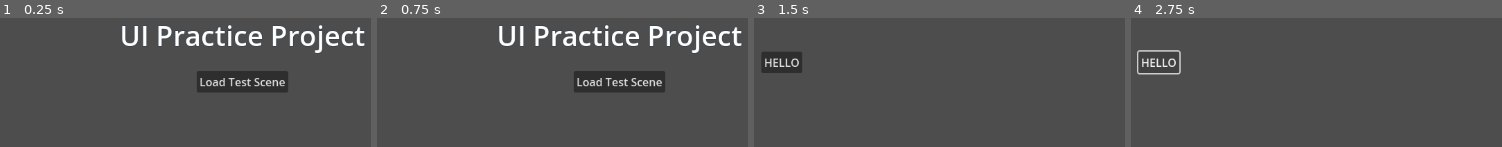
Above: before the commit, frames 1-4 (left to right).
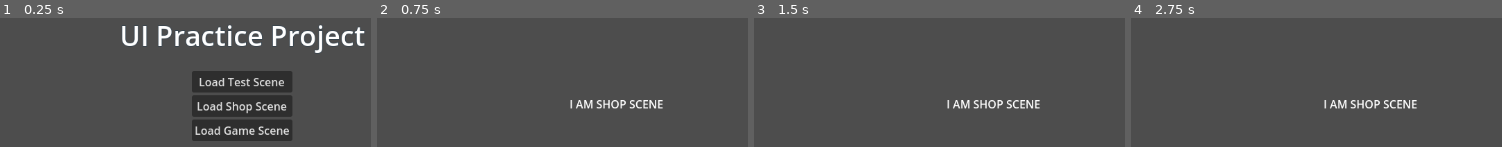
Above: after the commit, the same moments.

Repository: DSurguy/spring-2024-2d-jam
Game: Godot game, scene res://scenes/MainScene/MainScene.tscn
The game is run twice, just before and just after one commit, with the same random seed, the same clock (stepped at 60 frames per second) and the same inputs.
Inputs (mouse positions are in pixels of both pictures, inside the frame that each line leads up to):
- Up to frame 1 (0.25 s): no input
- Up to frame 2 (0.75 s): click (618, 105) at 0.5 s, where only the run after the commit has a clickable "Load Shop Scene"
- Up to frame 3 (1.5 s): click (995, 81) at 1.25 s, where only the run before the commit has a clickable "Load Test Scene"
- Up to frame 4 (2.75 s): click (1160, 61) at 2 s, where only the run before the commit has a clickable "HELLO"

The runs differ from the first frame. In frame 1, 9.4% of the frame differs, in the area x 51-79%, y 41-96%; in frame 2, 8.7%; in frame 3, 2.6%; in frame 4, 1.8%.

Commit message:
Scaffolding for game and shop scenes

Diff:
--- /dev/null
+++ b/scenes/GameScene/GameScene.gd
@@ -0,0 +1 @@
+extends LoadableScene
--- /dev/null
+++ b/scenes/GameScene/GameScene.tscn
@@ -0,0 +1,15 @@
+[gd_scene load_steps=2 format=3 uid="uid://cmj7kchtv06qw"]
+
+[ext_resource type="Script" path="res://scenes/GameScene/GameScene.gd" id="1_knlki"]
+
+[node name="GameScene" type="Node2D"]
+script = ExtResource("1_knlki")
+
+[node name="CanvasLayer" type="CanvasLayer" parent="."]
+
+[node name="Label" type="Label" parent="CanvasLayer"]
+offset_left = 504.0
+offset_top = 215.0
+offset_right = 640.0
+offset_bottom = 238.0
+text = "I AM GAME SCENE"
--- a/scenes/LoadableScene.gd
+++ b/scenes/LoadableScene.gd
@@ -10,3 +10,11 @@
 func _on_load_test_scene_button_pressed():
 	loader.load_scene("res://scenes/TestScene/TestScene.tscn")
 	pass # Replace with function body.
+
+func _on_load_game_scene_button_pressed():
+	loader.load_scene("res://scenes/GameScene/GameScene.tscn")
+	pass # Replace with function body.
+
+func _on_load_shop_scene_button_pressed():
+	loader.load_scene("res://scenes/ShopScene/ShopScene.tscn")
+	pass # Replace with function body.
--- a/scenes/MainMenu/MainMenu.tscn
+++ b/scenes/MainMenu/MainMenu.tscn
@@ -48,4 +48,14 @@
 layout_mode = 2
 text = "Load Test Scene"
 
+[node name="LoadShopScene" type="Button" parent="CanvasLayer/MainMenu/VBoxContainer/CenterContainer/VBoxContainer"]
+layout_mode = 2
+text = "Load Shop Scene"
+
+[node name="LoadGameScene" type="Button" parent="CanvasLayer/MainMenu/VBoxContainer/CenterContainer/VBoxContainer"]
+layout_mode = 2
+text = "Load Game Scene"
+
 [connection signal="pressed" from="CanvasLayer/MainMenu/VBoxContainer/CenterContainer/VBoxContainer/LoadTestScene" to="." method="_on_load_test_scene_button_pressed"]
+[connection signal="pressed" from="CanvasLayer/MainMenu/VBoxContainer/CenterContainer/VBoxContainer/LoadShopScene" to="." method="_on_load_shop_scene_button_pressed"]
+[connection signal="pressed" from="CanvasLayer/MainMenu/VBoxContainer/CenterContainer/VBoxContainer/LoadGameScene" to="." method="_on_load_game_scene_button_pressed"]
--- /dev/null
+++ b/scenes/ShopScene/ShopScene.gd
@@ -0,0 +1 @@
+extends LoadableScene
--- /dev/null
+++ b/scenes/ShopScene/ShopScene.tscn
@@ -0,0 +1,15 @@
+[gd_scene load_steps=2 format=3 uid="uid://ciy5kjl5o8mjp"]
+
+[ext_resource type="Script" path="res://scenes/ShopScene/ShopScene.gd" id="1_toyhn"]
+
+[node name="ShopScene" type="Node2D"]
+script = ExtResource("1_toyhn")
+
+[node name="CanvasLayer" type="CanvasLayer" parent="."]
+
+[node name="Label" type="Label" parent="CanvasLayer"]
+offset_left = 504.0
+offset_top = 215.0
+offset_right = 640.0
+offset_bottom = 238.0
+text = "I AM SHOP SCENE"
